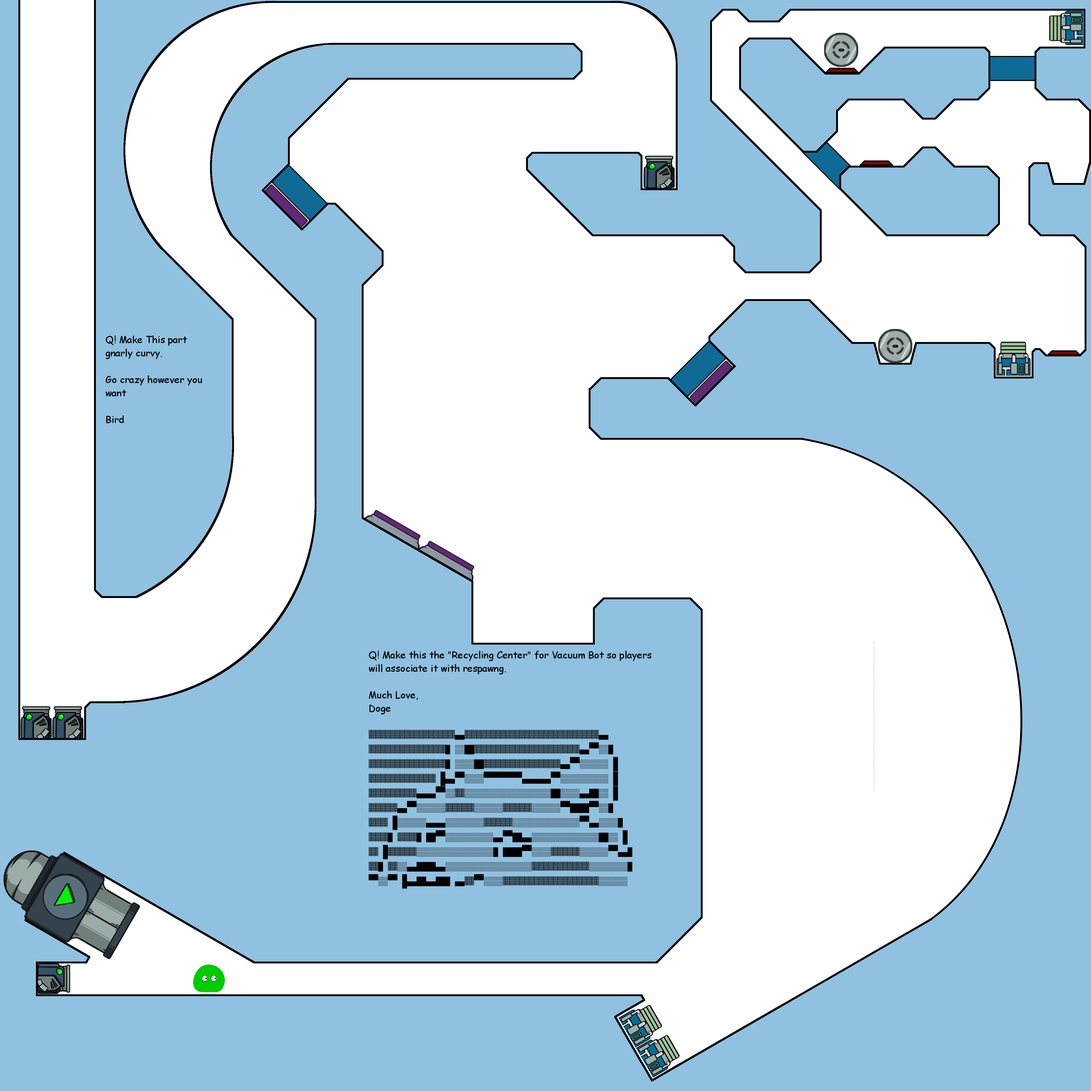
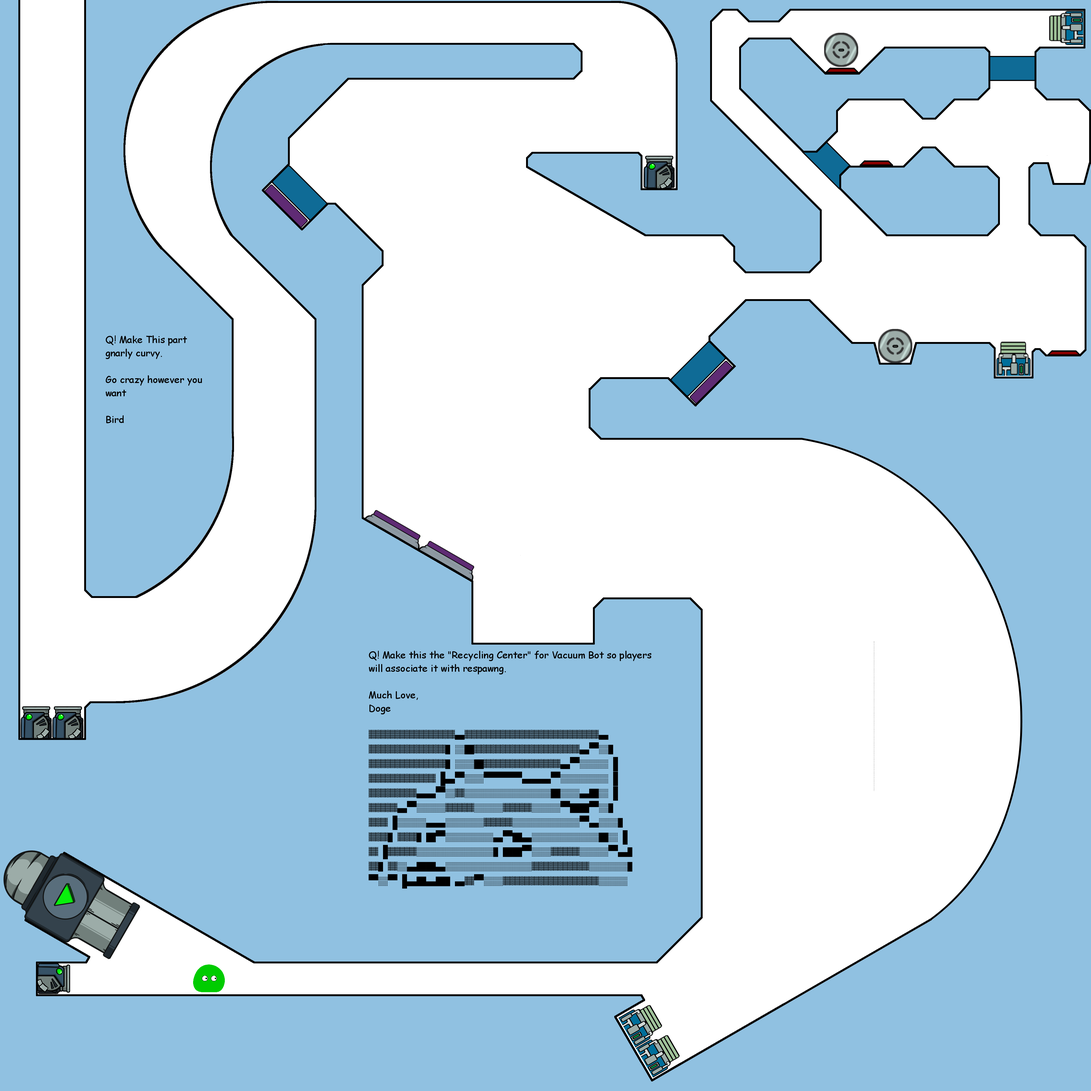
Two versions of the same layered image (1091px x 1091px). Layer-by-layer changes:
painted on "The Map" over [84, 0, 646, 599]
